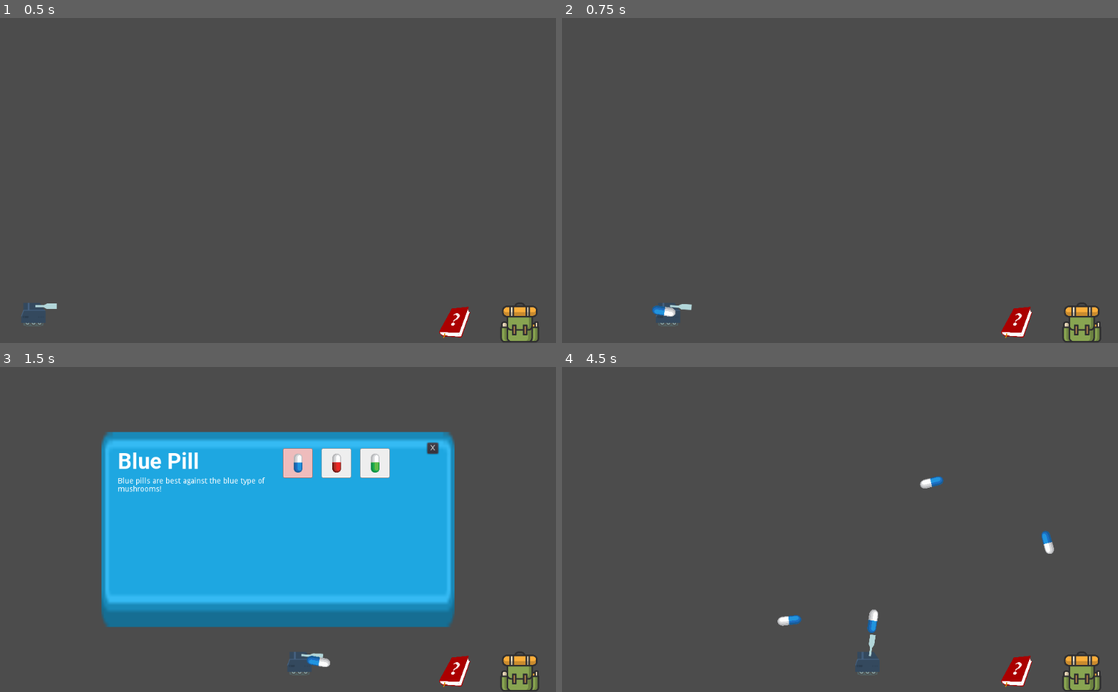
Above: before the commit, frames 1-4 (two rows, left to right).
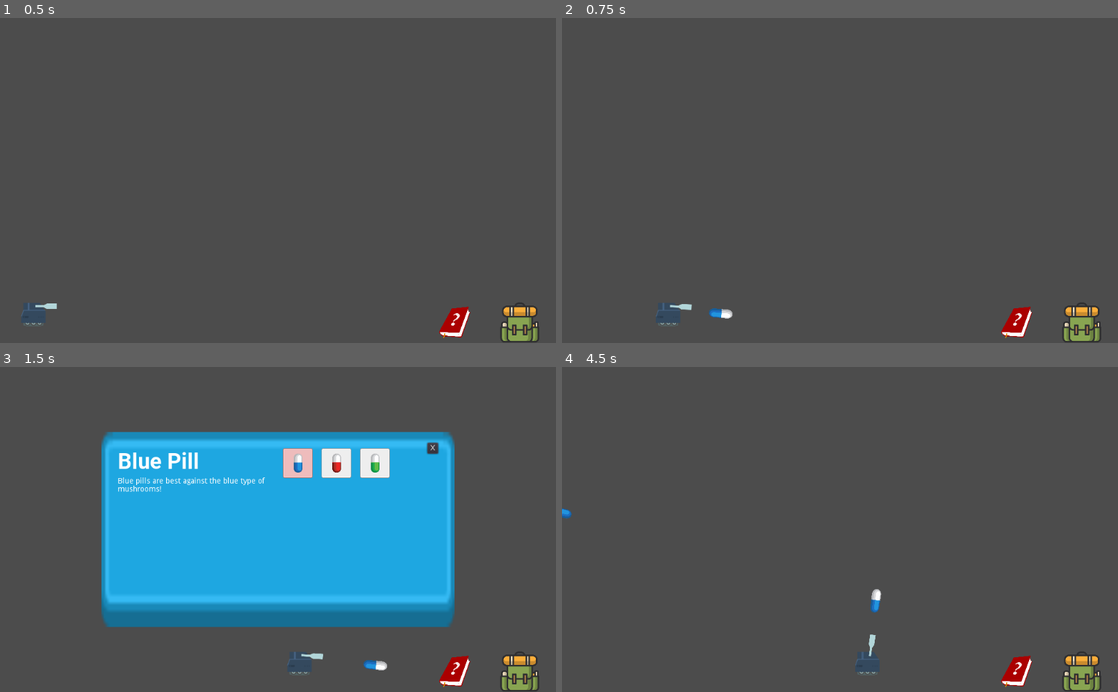
Above: after the commit, the same moments.

Repository: kleimaj/gaming-club-dev
Game: Godot game, scene res://Scenes/Game.tscn
Two runs of this game, one before a commit and one after it. Both use one fixed random seed, a clock stepped at 60 frames per second and the inputs below.
Inputs (mouse positions are in pixels of both pictures, inside the frame that each line leads up to):
- Up to frame 1 (0.5 s): no input
- Up to frame 2 (0.75 s): click (1017, 323) at 0.5 s
- Up to frame 3 (1.5 s): click (522, 672) at 1.25 s
- Up to frame 4 (4.5 s): click "X" at 2 s; move the mouse to (962, 513) at 2.77 s; hold D (forward) 2.78-3.53 s; click (962, 513) at 2.85 s; move the mouse to (728, 545) at 3.52 s; hold A (back) 3.53-4.28 s; click (728, 545) at 3.6 s; move the mouse to (895, 458) at 4.27 s; hold D (forward) from 4.28 s (still down); click (895, 458) at 4.35 s

Frame 1 is identical in both runs. In frame 2, 0.2% of the frame differs, in the area x 16-31%, y 88-93%; in frame 3, 0.2%; in frame 4, 0.6%, in the area x 0-89%, y 33-82%.

Commit message:
Export var

Diff:
--- a/Scenes/Game.tscn
+++ b/Scenes/Game.tscn
@@ -9,5 +9,6 @@
 [node name="Tank" parent="." instance=ExtResource( 1 )]
 position = Vector2( 65.4972, 531.281 )
 Bullet = ExtResource( 2 )
+bulletSpeed = 2000
 
 [node name="HUD" parent="." instance=ExtResource( 3 )]
--- a/Scripts/Tank.gd
+++ b/Scripts/Tank.gd
@@ -3,6 +3,7 @@
 export (PackedScene) var Bullet
 export (int) var speed
 export (float) var gun_cooldown
+export (int) var bulletSpeed
 var ammo_texture = "res://Assets/GFX/Projectiles/pill_0.png"
 var velocity = Vector2()
 var can_shoot = true
@@ -41,7 +42,7 @@
 		b.get_node("Sprite").texture.load_path = ammo_texture
 		owner.add_child(b)
 		b.transform = $Muzzle/Position2D.global_transform
-		b.velocity = b.transform.x * 800
+		b.velocity = b.transform.x * bulletSpeed
 		b.gravity = 250
 
 func _physics_process(delta):
